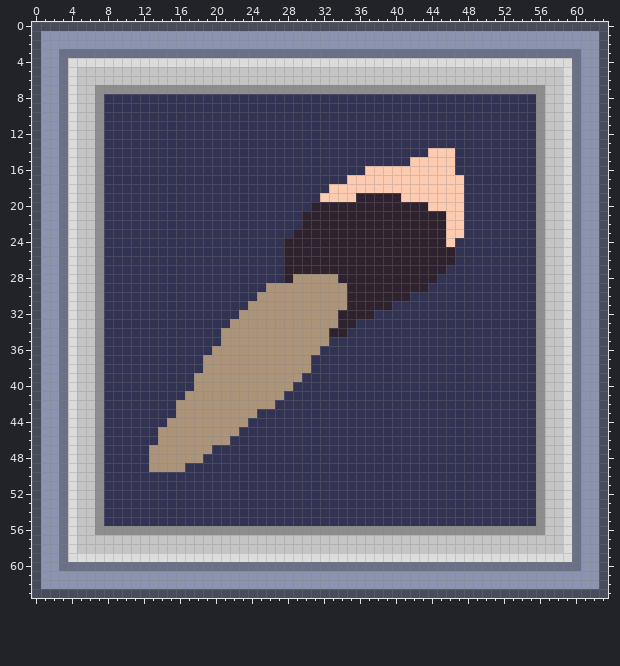
Two states of a pixel-art sprite, GUI Assets/Brush_icon.png. That is the earlier state.
The file is 64x64 pixels.
After the commit:
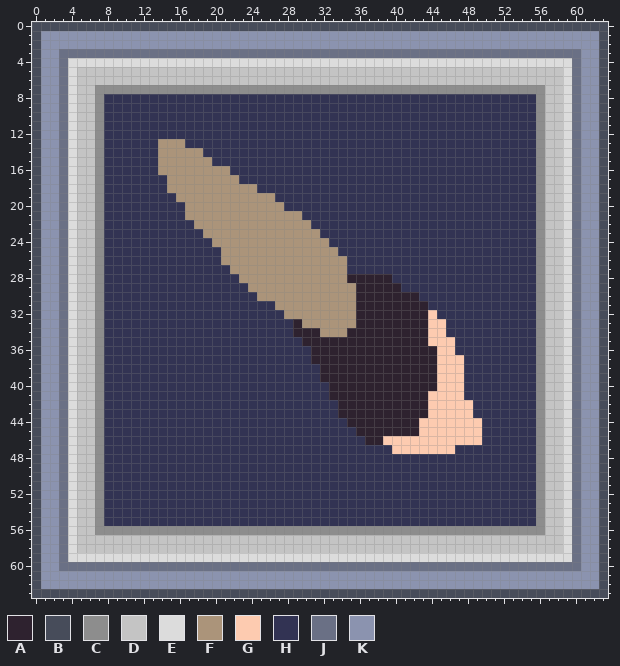
Palette (. is transparent): A #2e222f  B #474c5a  C #8d8d8d  D #c4c4c4  E #dcdcdc  F #ab947a  G #fdcbb0  H #323353  J #6a7085  K #8b93af
What changed:
y 13: x 14..16 HHH -> FFF
y 14: x 14..18 HHHHH -> FFFFF; x 44..46 GGG -> HHH
y 15: x 14..19 HHHHHH -> FFFFFF; x 42..46 GGGGG -> HHHHH
y 16: x 14..21 HHHHHHHH -> FFFFFFFF; x 37..46 GGGGGGGGGG -> HHHHHHHHHH
y 17: x 15..22 HHHHHHHH -> FFFFFFFF; x 35..47 GGGGGGGGGGGGG -> HHHHHHHHHHHHH
y 18: x 15..24 HHHHHHHHHH -> FFFFFFFFFF; x 33..47 GGGGGGGGGGGGGGG -> HHHHHHHHHHHHHHH
y 19: x 16..26 HHHHHHHHHHH -> FFFFFFFFFFF; x 32..47 GGGGAAAAAGGGGGGG -> HHHHHHHHHHHHHHHH
y 20: x 17..27 HHHHHHHHHHH -> FFFFFFFFFFF; x 31..47 AAAAAAAAAAAAAGGGG -> HHHHHHHHHHHHHHHHH
y 21: x 17..47 HHHHHHHHHHHHHAAAAAAAAAAAAAAAAGG -> FFFFFFFFFFFFFHHHHHHHHHHHHHHHHHH
y 22: x 18..47 HHHHHHHHHHHHAAAAAAAAAAAAAAAAGG -> FFFFFFFFFFFFFHHHHHHHHHHHHHHHHH
y 23: x 19..47 HHHHHHHHHHAAAAAAAAAAAAAAAAAGG -> FFFFFFFFFFFFFHHHHHHHHHHHHHHHH
y 24: x 20..46 HHHHHHHHAAAAAAAAAAAAAAAAAAG -> FFFFFFFFFFFFFHHHHHHHHHHHHHH
y 25: x 21..46 HHHHHHHAAAAAAAAAAAAAAAAAAA -> FFFFFFFFFFFFFHHHHHHHHHHHHH
y 26: x 21..46 HHHHHHHAAAAAAAAAAAAAAAAAAA -> FFFFFFFFFFFFFFHHHHHHHHHHHH
y 27: x 22..45 HHHHHHAAAAAAAAAAAAAAAAAA -> FFFFFFFFFFFFFHHHHHHHHHHH
y 28: x 23..28 HHHHHA -> FFFFFF; x 34 A -> F; x 40..44 AAAAA -> HHHHH
y 29: x 24..25 HH -> FF; x 35 A -> F; x 41..43 AAA -> HHH
y 30: x 35 A -> F; x 42 H -> A
y 31: x 24..26 FFF -> HHH; x 35 A -> F; x 40..43 HHHH -> AAAA
y 32: x 23..27 FFFFF -> HHHHH; x 34..35 AA -> FF; x 38..44 HHHHHHH -> AAAAAAG
y 33: x 22..29 FFFFFFFF -> HHHHHHHA; x 34..45 AAHHHHHHHHHH -> FFAAAAAAAAGG
y 34: x 21..31 FFFFFFFFFFF -> HHHHHHHHAAA; x 33..45 AAHHHHHHHHHHH -> FFAAAAAAAAAGG
y 35: x 21..46 FFFFFFFFFFFFHHHHHHHHHHHHHH -> HHHHHHHHHAAAAAAAAAAAAAAGGG
y 36: x 20..46 FFFFFFFFFFFFHHHHHHHHHHHHHHH -> HHHHHHHHHHHAAAAAAAAAAAAAAGG
y 37: x 19..47 FFFFFFFFFFFFHHHHHHHHHHHHHHHHH -> HHHHHHHHHHHHAAAAAAAAAAAAAAGGG
y 38: x 19..30 FFFFFFFFFFFF -> HHHHHHHHHHHH; x 32..47 HHHHHHHHHHHHHHHH -> AAAAAAAAAAAAAGGG
y 39: x 18..29 FFFFFFFFFFFF -> HHHHHHHHHHHH; x 32..47 HHHHHHHHHHHHHHHH -> AAAAAAAAAAAAAGGG
y 40: x 18..28 FFFFFFFFFFF -> HHHHHHHHHHH; x 33..47 HHHHHHHHHHHHHHH -> AAAAAAAAAAAAGGG
y 41: x 17..27 FFFFFFFFFFF -> HHHHHHHHHHH; x 33..47 HHHHHHHHHHHHHHH -> AAAAAAAAAAAGGGG
y 42: x 16..26 FFFFFFFFFFF -> HHHHHHHHHHH; x 34..48 HHHHHHHHHHHHHHH -> AAAAAAAAAAGGGGG
y 43: x 16..24 FFFFFFFFF -> HHHHHHHHH; x 34..48 HHHHHHHHHHHHHHH -> AAAAAAAAAAGGGGG
y 44: x 15..23 FFFFFFFFF -> HHHHHHHHH; x 35..49 HHHHHHHHHHHHHHH -> AAAAAAAAGGGGGGG
y 45: x 14..22 FFFFFFFFF -> HHHHHHHHH; x 36..49 HHHHHHHHHHHHHH -> AAAAAAAGGGGGGG
y 46: x 14..21 FFFFFFFF -> HHHHHHHH; x 37..49 HHHHHHHHHHHHH -> AAGGGGGGGGGGG
y 47: x 13..19 FFFFFFF -> HHHHHHH; x 40..46 HHHHHHH -> GGGGGGG
y 48: x 13..18 FFFFFF -> HHHHHH
y 49: x 13..16 FFFF -> HHHH
Pixel boxes of the changes (left, top, right, bottom) in both pictures:
changed: (149, 139, 482, 472)
